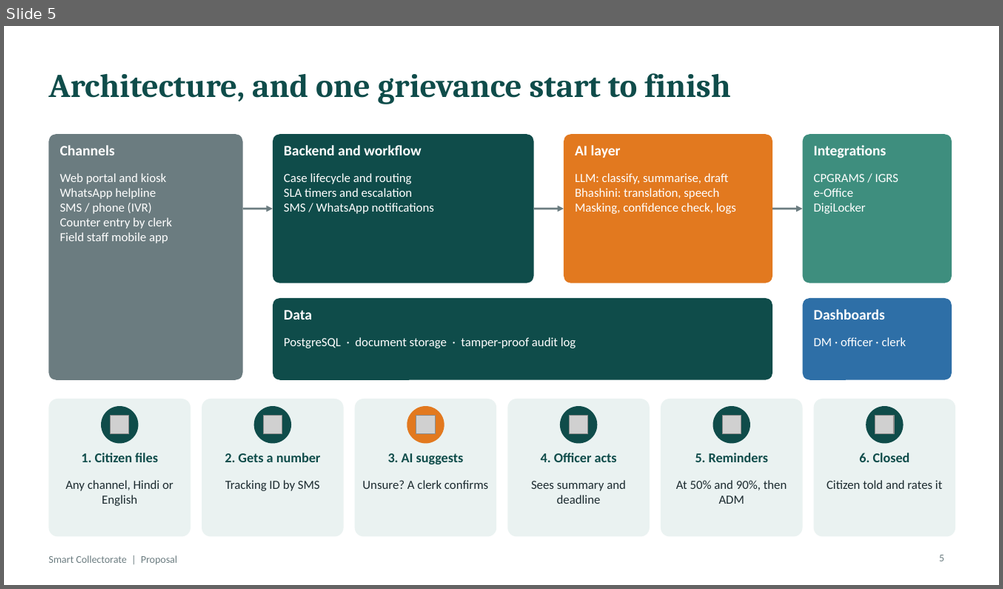
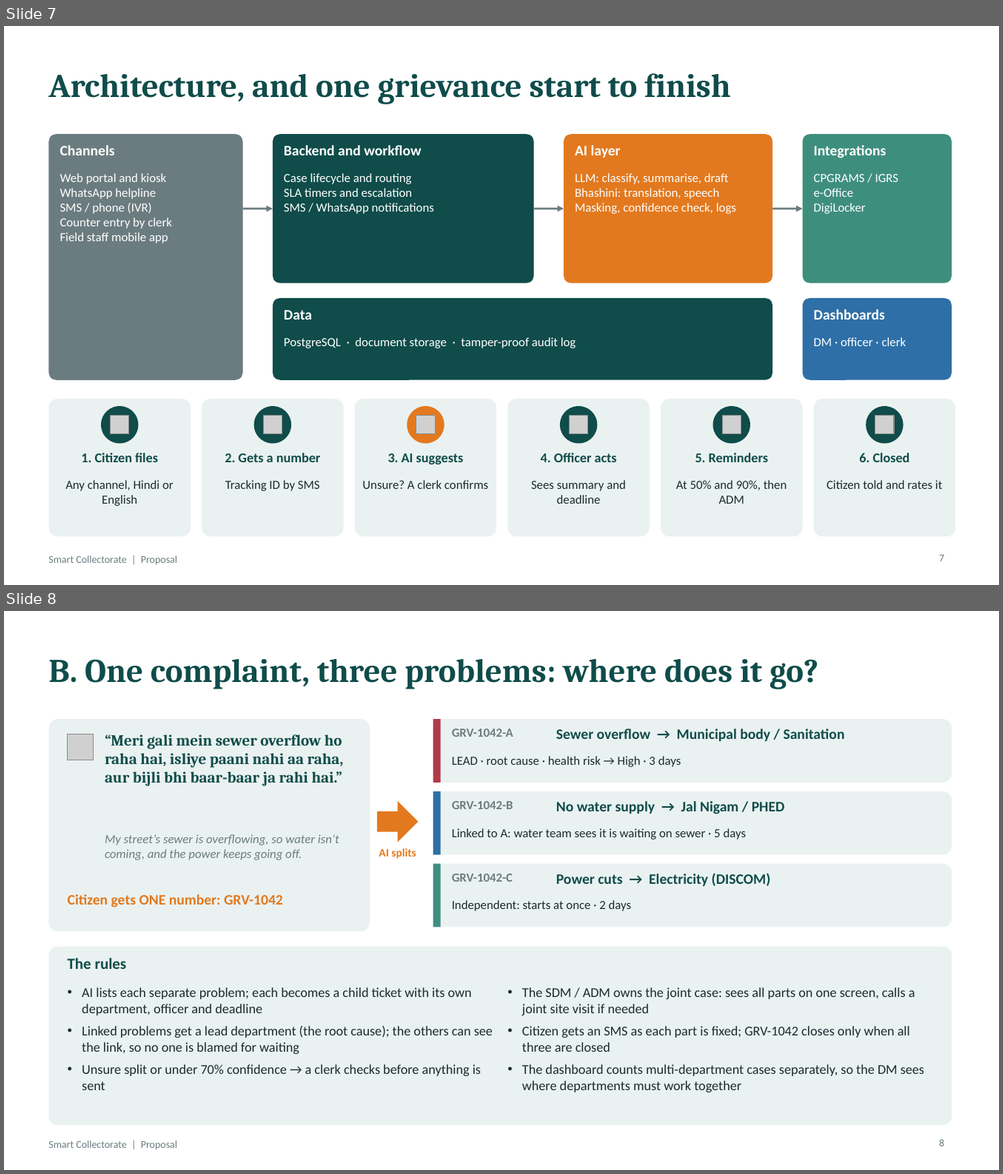
Before and after one commit to easycodewithme/Assignemnt-Automation, a slide deck: presentation/Smart_Collectorate_Proposal.pptx. Shown one above the other, each under a label of ours: slide 5 before the commit, slides 7 and 8 after it. The pictures are 1003x589 and 1003x1174 pixels, drawn with LibreOffice and Linux fonts; fonts in the diff are those of the drawing; grey boxes stand for pictures. Boxes give left, top, right and bottom in pixels: in the first picture for what was removed or moved away, otherwise in the second. Text is boxed around its words. In the diff, an @@ line names an element or a change of style, - is before the commit and + after.

```diff
--- a/presentation/Smart_Collectorate_Proposal.pptx
+++ b/presentation/Smart_Collectorate_Proposal.pptx
@@ slide 8 added at (4, 611, 999, 1170), background #FFFFFF; not listed: 1 template element that a slide beside it also shows @@
@@ title added at (48, 659, 818, 689), 32 pt, text #0F4C4A, bold @@
+B. One complaint, three problems: where does it go?
@@ rounded rectangle added at (48, 719, 370, 932), fill #EAF2F1 @@
@@ rounded rectangle added at (433, 719, 951, 783), fill #EAF2F1 @@
@@ rectangle added at (433, 719, 441, 783), fill #B23A48 @@
@@ picture added at (68, 734, 94, 760) @@
@@ text added at (105, 735, 344, 786), 15 pt, text #0F4C4A, bold @@
+“Meri gali mein sewer overflow ho raha hai, isliye paani nahi aa raha, aur bijli bhi baar-baar ja rahi hai.”
@@ text added at (452, 729, 513, 737), 12 pt, text #6B7C80, bold @@
+GRV-1042-A
@@ text added at (556, 729, 845, 741), 14 pt, text #0F4C4A, bold @@
+Sewer overflow → Municipal body / Sanitation
@@ text added at (452, 756, 681, 767), 12 pt, text #1B2A2F @@
+LEAD · root cause · health risk → High · 3 days
@@ right arrow added at (377, 801, 418, 843), fill #E2791F @@
@@ rounded rectangle added at (433, 792, 951, 855), fill #EAF2F1 @@
@@ rectangle added at (433, 792, 441, 855), fill #2E6FA7 @@
@@ text added at (452, 801, 513, 809), 12 pt, text #6B7C80, bold @@
+GRV-1042-B
@@ text added at (556, 801, 785, 815), 14 pt, text #0F4C4A, bold @@
+No water supply → Jal Nigam / PHED
@@ text added at (452, 829, 746, 840), 12 pt, text #1B2A2F @@
+Linked to A: water team sees it is waiting on sewer · 5 days
@@ text added at (105, 834, 339, 860), 12 pt, text #6B7C80, italic @@
+My street’s sewer is overflowing, so water isn’t coming, and the power keeps going off.
@@ text added at (378, 849, 415, 859), 11 pt, text #E2791F, bold @@
+AI splits
@@ rounded rectangle added at (433, 864, 951, 927), fill #EAF2F1 @@
@@ rectangle added at (433, 864, 441, 927), fill #3E8E7E @@
@@ text added at (452, 874, 512, 882), 12 pt, text #6B7C80, bold @@
+GRV-1042-C
@@ text added at (556, 873, 771, 886), 14 pt, text #0F4C4A, bold @@
+Power cuts → Electricity (DISCOM)
@@ text added at (68, 894, 283, 908), 14 pt, text #E2791F, bold @@
+Citizen gets ONE number: GRV-1042
@@ text added at (452, 900, 632, 911), 12 pt, text #1B2A2F @@
+Independent: starts at once · 2 days
@@ rounded rectangle added at (48, 947, 951, 1126), fill #EAF2F1 @@
@@ text added at (68, 958, 127, 969), 15 pt, text #0F4C4A, bold @@
+The rules
@@ text added at (82, 988, 492, 1091), 13 pt, text #1B2A2F @@
+• AI lists each separate problem; each becomes a child ticket with its own department, officer and deadline
+• Linked problems get a lead department (the root cause); the others can see the link, so no one is blamed for waiting
+• Unsure split or under 70% confidence → a clerk checks before anything is sent
@@ text added at (522, 988, 924, 1093), 13 pt, text #1B2A2F @@
+• The SDM / ADM owns the joint case: sees all parts on one screen, calls a joint site visit if needed
+• Citizen gets an SMS as each part is fixed; GRV-1042 closes only when all three are closed
+• The dashboard counts multi-department cases separately, so the DM sees where departments must work together
@@ page number added at (939, 1139, 944, 1147), 10 pt, text #6B7C80 @@
+8
@@ what was slide 5 is now slide 7 @@
@@ page number at (939, 555, 944, 562): text changed @@
-5
+7
```
Also in this commit, not shown: 4 slides changed, 7 other slides added, 21 other files.
